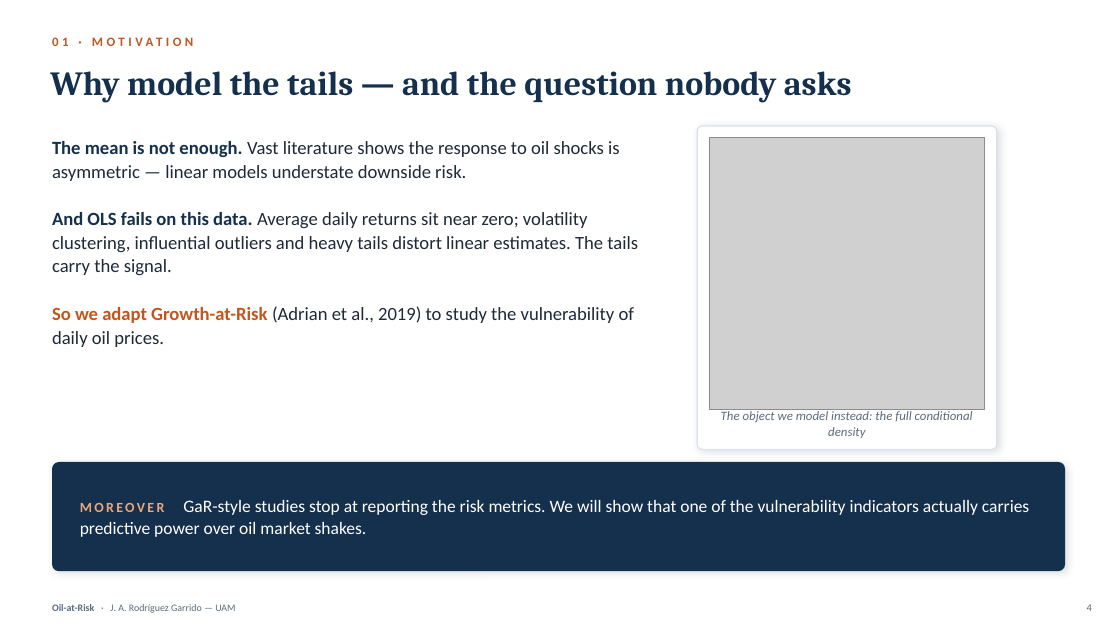
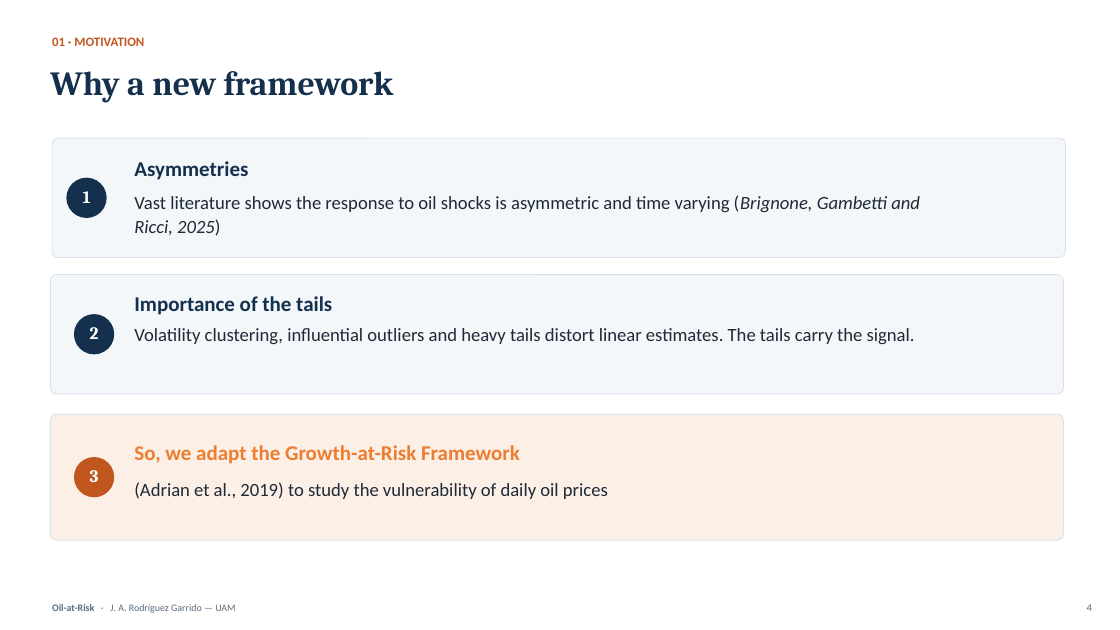
Before and after one commit to Alejandro-bot-one/Oil-at-Risk, a slide deck: slide 3 of deliverable/presentation/Oil-at-Risk_Defense.pptx (slide 4 before the commit). Drawn at 1120x630 pixels with LibreOffice and Linux fonts; fonts in the diff are those of the drawing; grey boxes stand for pictures. Boxes give left, top, right and bottom in pixels: in the first picture for what was removed or moved away, otherwise in the second. Text is boxed around its words. In the diff, an @@ line names an element or a change of style, - is before the commit and + after.

```diff
--- a/deliverable/presentation/Oil-at-Risk_Defense.pptx
+++ b/deliverable/presentation/Oil-at-Risk_Defense.pptx
@@ text "01 · MOTIVATION" at bbox=[52, 37, 144, 46]: letter spacing 3 to 0 pt @@
@@ text at bbox=[50, 71, 394, 103]: text changed @@
-Why model the tails — and the question nobody asks
+Why a new framework
@@ text removed at bbox=[52, 141, 638, 347] @@
-The mean is not enough. Vast literature shows the response to oil shocks is asymmetric — linear models understate downside risk.
-And OLS fails on this data. Average daily returns sit near zero; volatility clustering, influential outliers and heavy tails distort linear estimates. The tails carry the signal.
-So we adapt Growth-at-Risk (Adrian et al., 2019) to study the vulnerability of daily oil prices.
@@ rounded rectangle removed at bbox=[697, 126, 997, 450] @@
@@ picture removed at bbox=[709, 138, 986, 409] @@
@@ rounded rectangle: place and size @@
-rounded rectangle at bbox=[52, 462, 1065, 571]
+rounded rectangle at bbox=[50, 414, 1064, 540]
@@ rounded rectangle at bbox=[50, 414, 1064, 540]: fill #14304D to #FBEFE6; outline none to #D9E2EC 0.75 pt; shadow off; proportions changed @@
@@ text removed at bbox=[721, 411, 973, 438] @@
-The object we model instead: the full conditional density
@@ group added at bbox=[50, 139, 1065, 499]: 9 texts, 3 ellipses, 2 rounded rectangles @@
+1
+Asymmetries
+Vast literature shows the response to oil shocks is asymmetric and time varying (Brignone, Gambetti and Ricci, 2025)
+Importance of the tails
+Volatility clustering, influential outliers and heavy tails distort linear estimates. The tails carry the signal.
+2
+3
+(Adrian et al., 2019) to study the vulnerability of daily oil prices
+So, we adapt the Growth-at-Risk Framework
@@ text removed at bbox=[80, 500, 1029, 537] @@
-MOREOVER GaR-style studies stop at reporting the risk metrics. We will show that one of the vulnerability indicators actually carries predictive power over oil market shakes.
```
Also in this commit, not shown: 63 other slides changed, 5 slides added, 1 slide removed, 10 other files.
